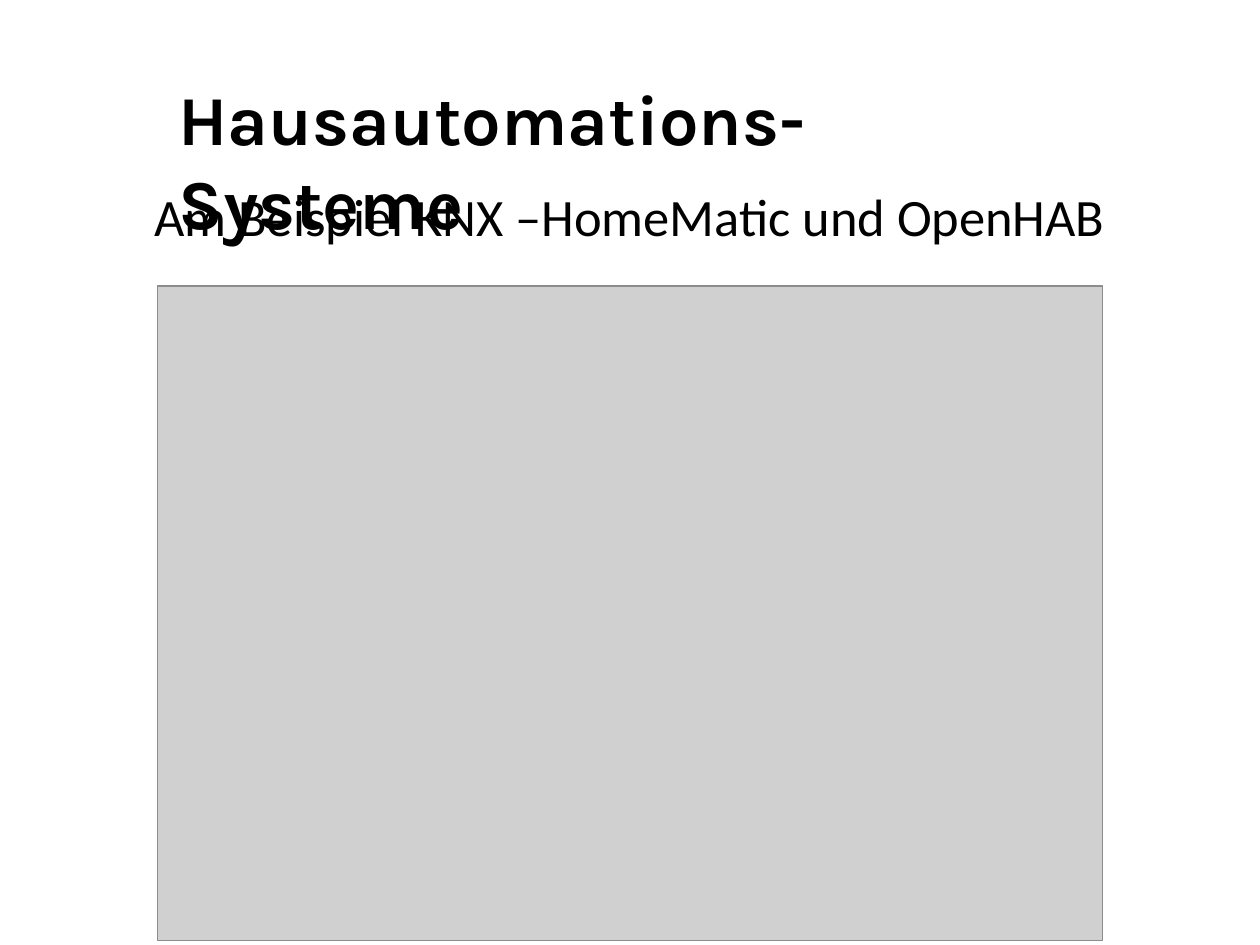
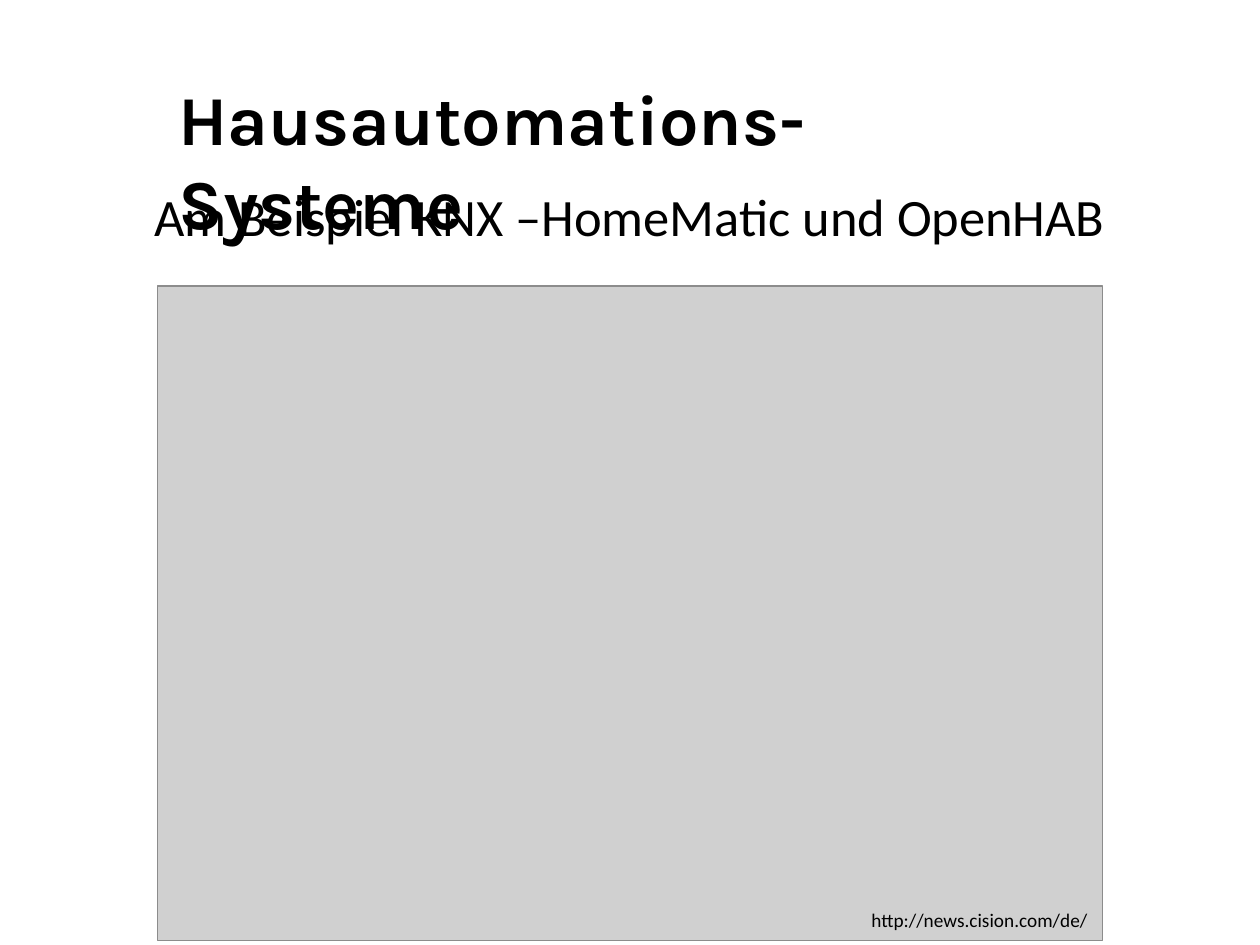
Before and after one commit to Nawygator/Praxisseminar, a slide deck: slide 1 of HSHL_Hausautomationssysteme.potx.pptx. Drawn at 1260x945 pixels with LibreOffice and Linux fonts; fonts in the diff are those of the drawing; grey boxes stand for pictures. Boxes give left, top, right and bottom in pixels: in the first picture for what was removed or moved away, otherwise in the second. Text is boxed around its words. In the diff, an @@ line names an element or a change of style, - is before the commit and + after.

```diff
--- a/HSHL_Hausautomationssysteme.potx.pptx
+++ b/HSHL_Hausautomationssysteme.potx.pptx
@@ text added at bbox=[871, 913, 1087, 930], 11 pt, text #000000 @@
+http://news.cision.com/de/
```
Also in this commit, not shown: 14 other slides changed, 2 slides added.
